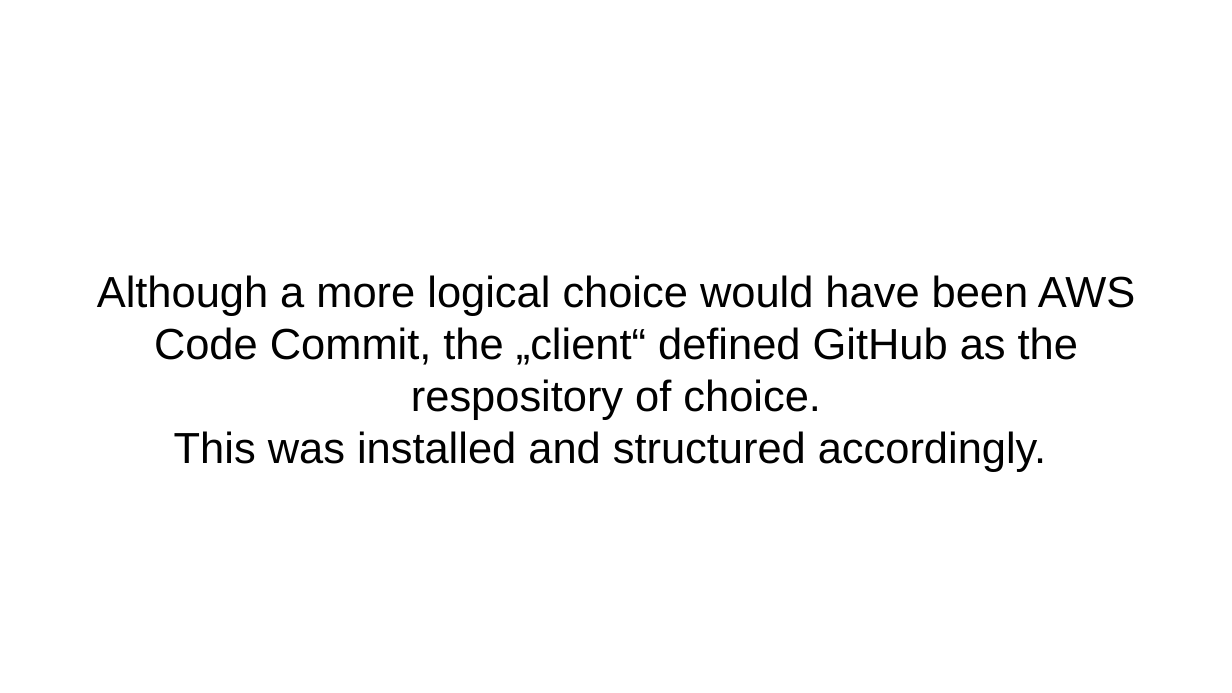
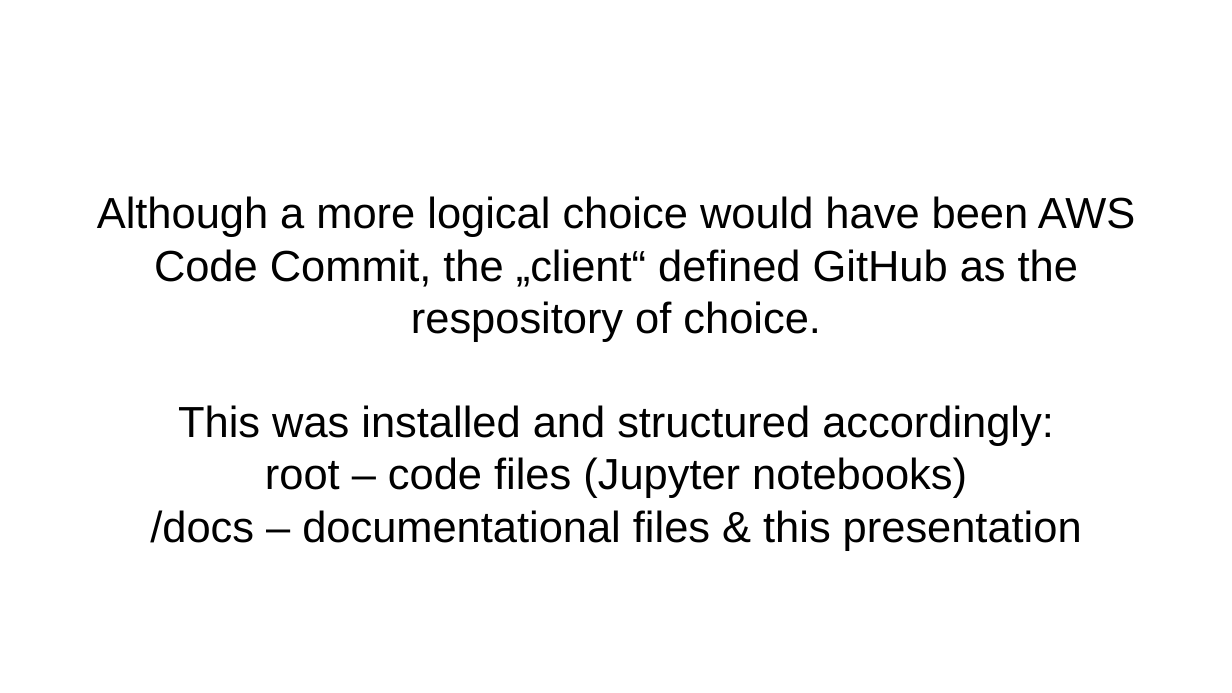
Before and after one commit to jgo-DA/Project-Movies_Team-Darmstadt, a slide deck: slide 8 of docs/Team-Darmstadt_Movies-Project_Presentation.odp (slide 6 before the commit). Drawn at 1232x693 pixels with LibreOffice and Linux fonts; fonts in the diff are those of the drawing; background and template pictures are left out. Boxes give left, top, right and bottom in pixels: in the first picture for what was removed or moved away, otherwise in the second. Text is boxed around its words. In the diff, an @@ line names an element or a change of style, - is before the commit and + after.

```diff
--- a/docs/Team-Darmstadt_Movies-Project_Presentation.odp
+++ b/docs/Team-Darmstadt_Movies-Project_Presentation.odp
@@ subtitle at (150,405,1082,551): text changed @@
-This was installed and structured accordingly.
+This was installed and structured accordingly:
+root – code files (Jupyter notebooks)
+/docs – documentational files & this presentation
```
Also in this commit, not shown: 3 other slides changed, 1 slide added.
